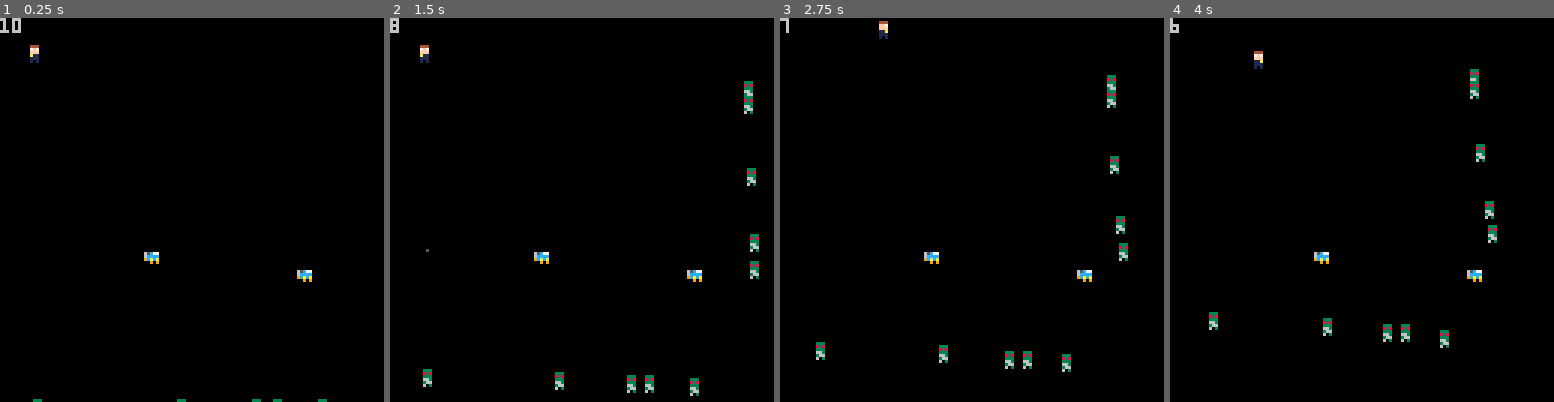
Above: before the commit, frames 1-4 (left to right).
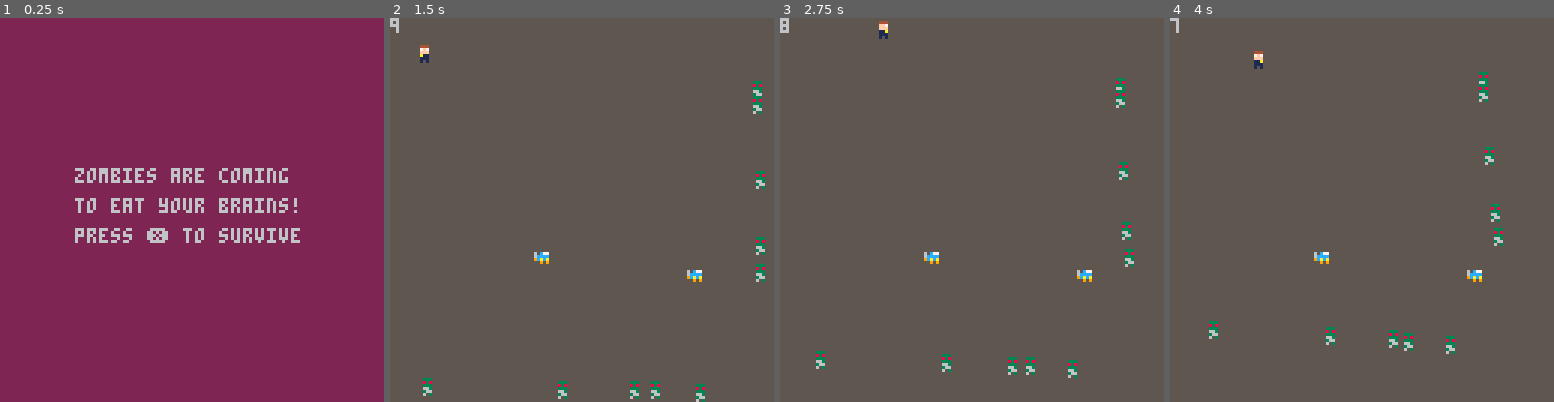
Above: after the commit, the same moments.

Repository: joniramo/pico-8-zombie-game
Game: PICO-8 cartridge zombiegame.p8
Two runs of this game, one before a commit and one after it. Both use one fixed random seed, a clock stepped at 60 frames per second and the inputs below.
Inputs:
- Up to frame 1 (0.25 s): no input
- Up to frame 2 (1.5 s): tap X (X key) at 0.33, 1.07 s
- Up to frame 3 (2.75 s): hold Right 1.6-2.1 s; tap X (X key) at 1.85 s; hold Up 2.15-2.42 s; hold Right from 2.47 s (still down)
- Up to frame 4 (4 s): tap X (X key) at 2.97 s; release Right at 3.03 s; hold Left 3.08-3.58 s; hold Down 3.63-3.97 s

The runs differ from the first frame. In frame 1, 100% of the frame differs, in the area x 0-100%, y 0-100%; in frame 2, 100%; in frame 3, 100%; in frame 4, 100%.

Commit message:
Add start screen

Diff:
--- a/zombiegame.p8
+++ b/zombiegame.p8
@@ -4,31 +4,42 @@
 --game--
 
 function _init()
+ state="start"
  ienemies()
  ibullets()
  ipups()
 end
 
 function _update()
- move_player()
-
- if btnp(❎) then
-  shoot()
- end
-
- uplayer()
- uenemies()
- ubullets()
+ if state=="start" then
+  if (btnp(❎)) state="game"
+ elseif state=="game" then
+	 player_move()
+  player_shoot()
+
+	 uplayer()
+	 uenemies()
+	 ubullets()
+ end
 end
 
 function _draw()
- cls()
- print(player.inv.ammo)
-
- dbullets()
- denemies()
- dpups()
- dplayer()
+ print(state)
+ if state=="start" then
+  cls(2)
+  print("zombies are coming",25,50)
+  print("to eat your brains!",25,60)
+  print("press ❎ to survive",25,70)
+ elseif state=="game" then
+  cls(5)
+  map()
+	 print(player.inv.ammo)
+
+	 dbullets()
+	 denemies()
+	 dpups()
+	 dplayer()
+ end
 end
 -->8
 --helpers--
@@ -110,8 +121,8 @@
       not e.dead and
       col(bul,e) then
     e.hit_frame=5
+    e.hit_dir=bul.dir
     sfx(8)
-    e.hit_dir=bul.dir
     --deal damage to enemy
     del(buls,bul)
     e.hp-=bul.dmg
@@ -127,22 +138,24 @@
  end
 end
 
-function shoot()
- if player.inv.ammo>0 then
-	 sfx(1)
-	 --fire bullet
-	 newbul={
-	  x=player.x,
-	  y=player.y,
-	  dir=player.dir,
-	  spd=5,
-	  dmg=35,
-	 }
- 	add(buls,newbul)
- 	player.inv.ammo-=1
- else
- 	--play click sound
- 	sfx(4)
+function player_shoot()
+ if btnp(❎) then
+  --play click sound
+  if player.inv.ammo<=0 then
+   sfx(4)
+  --fire bullet
+  else
+   sfx(1)
+		 newbul={
+		  x=player.x,
+		  y=player.y,
+		  dir=player.dir,
+		  spd=5,
+		  dmg=35,
+		 }
+	 	add(buls,newbul)
+	 	player.inv.ammo-=1
+	 end
  end
 end
 -->8
@@ -184,7 +197,7 @@
  end
 end
 
-function move_player()
+function player_move()
  player.moving=false
  if btn(⬇️) then
   player.y+=1
@@ -214,7 +227,7 @@
  end
 end
 
-function animate_player()
+function player_animate()
  if player.moving then
   player.anim.timer+=1
   if player.anim.timer>5 then  -- this value determines animation speed
Not shown, changed: the sound effects (__sfx__) section of zombiegame.p8
